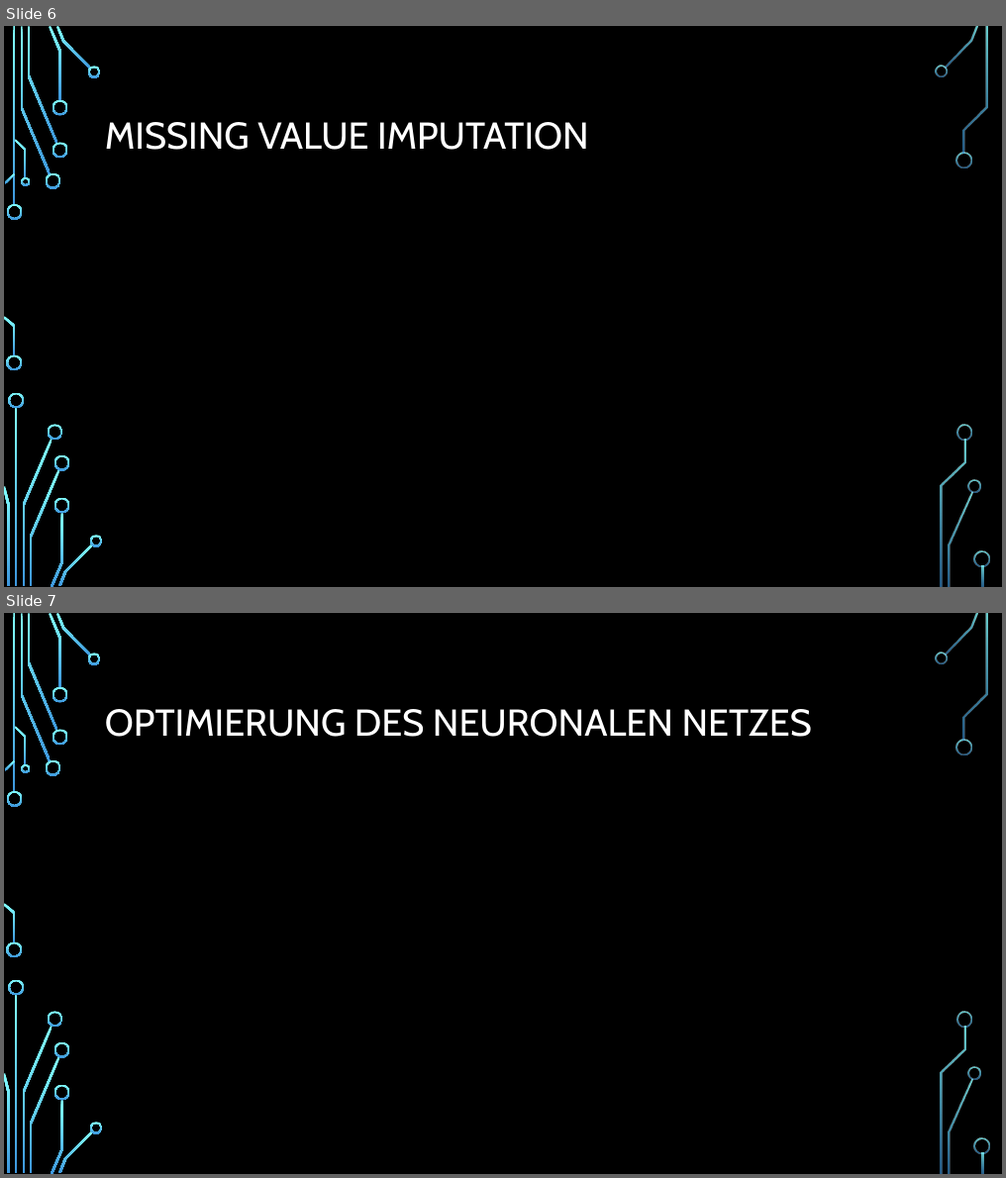
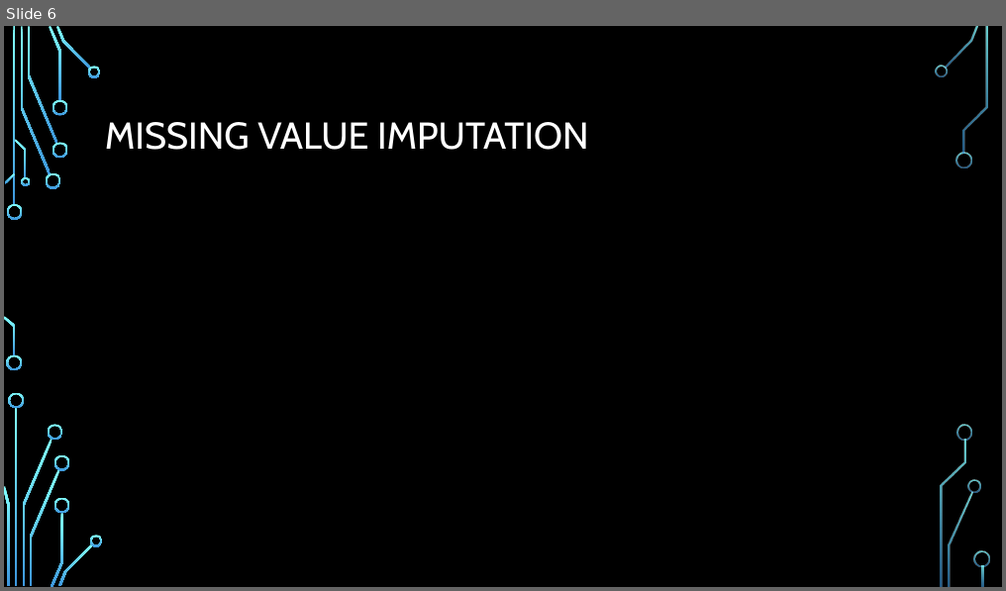
Before and after one commit to Marcel-Ag/Team_Raum-3_BakerySalesPredictions, a slide deck: 4_Presentation/Präsentation_Raum3.pptx. Shown one above the other, each under a label of ours: slides 6 and 7 before the commit, slide 6 after it. The pictures are 1006x1178 and 1006x591 pixels, drawn with LibreOffice and Linux fonts; fonts in the diff are those of the drawing; background and template pictures are left out. Boxes give left, top, right and bottom in pixels: in the first picture for what was removed or moved away, otherwise in the second. Text is boxed around its words. In the diff, an @@ line names an element or a change of style, - is before the commit and + after.

```diff
--- a/4_Presentation/Präsentation_Raum3.pptx
+++ b/4_Presentation/Präsentation_Raum3.pptx
@@ slide 7 removed at [4,613,1002,1174], background picture (left out); not listed: 36 template elements that a slide beside it also shows @@
@@ title removed at [105,709,812,737] @@
-OPTIMIERUNG DES NEURONALEN NETZES
```
Also in this commit, not shown: 1 slide changed, 2 slides added.
